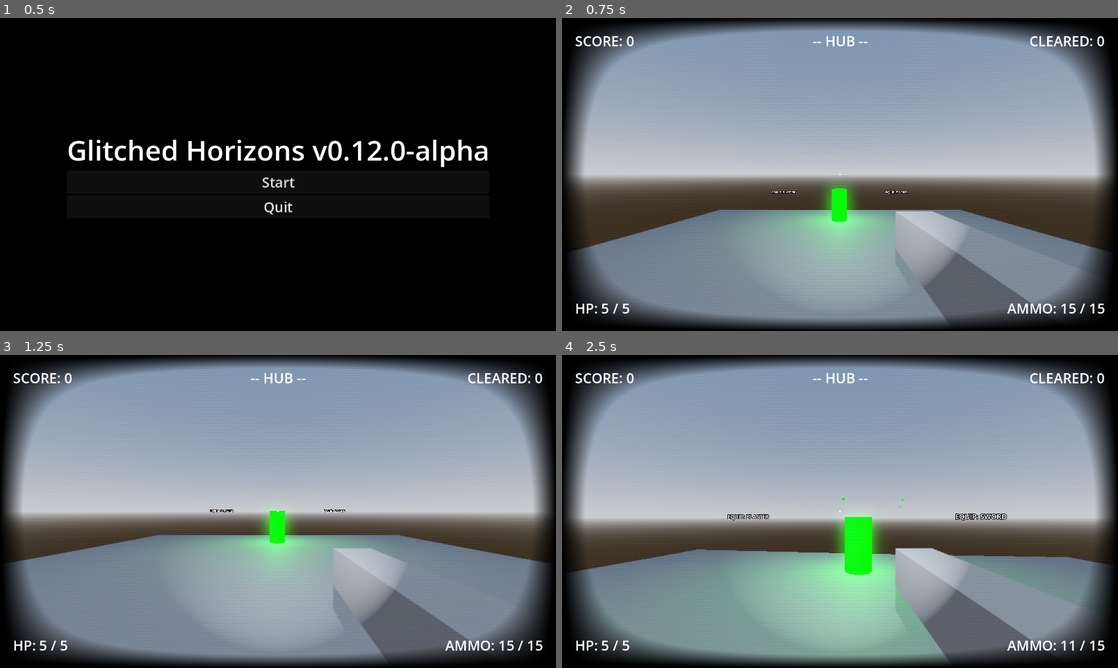
Above: before the commit, frames 1-4 (two rows, left to right).
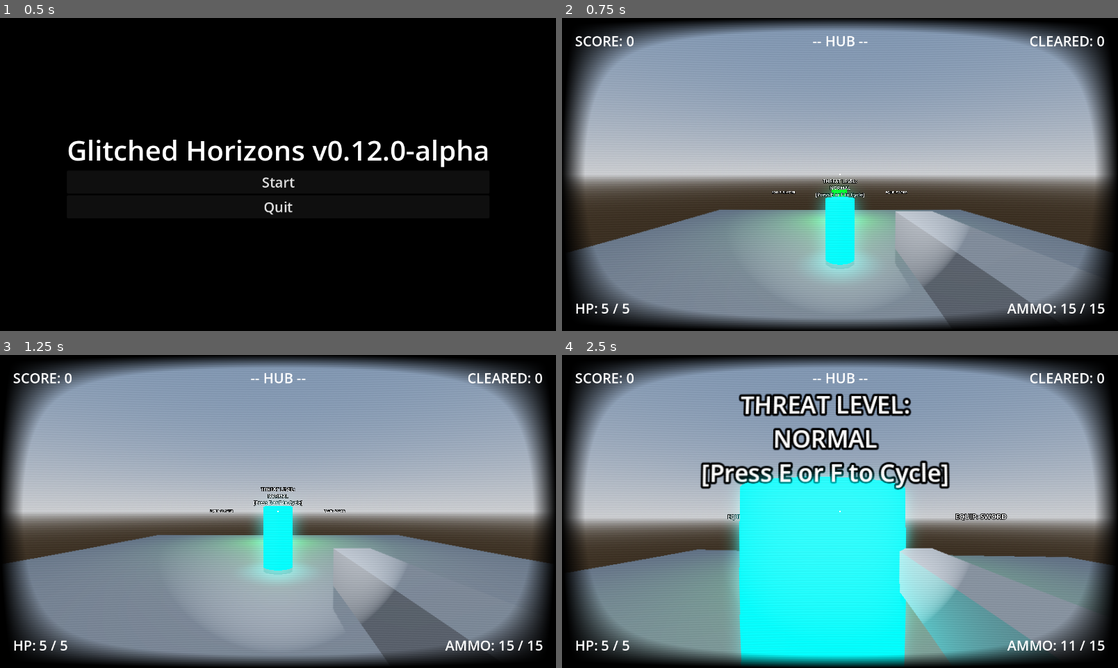
Above: after the commit, the same moments.

Repository: EnderiousGaming/R0-0TRoguelike
Game: Godot game, scene res://scenes/main_menu.tscn
Two runs of this game, one before a commit and one after it. Both use one fixed random seed, a clock stepped at 60 frames per second and the inputs below.
Inputs (mouse positions are in pixels of both pictures, inside the frame that each line leads up to):
- Up to frame 1 (0.5 s): no input
- Up to frame 2 (0.75 s): click "Start" at 0.5 s
- Up to frame 3 (1.25 s): no input
- Up to frame 4 (2.5 s): move the mouse to (867, 511) at 1.27 s; press the mouse at (867, 511) at 1.28 s; hold W (move_forward) from 1.28 s (still down); tap E (interact) at 1.35, 2.3 s; tap Space (jump) at 1.52, 2.27 s; move the mouse to (812, 511) at 2.02 s; release the mouse at (812, 511) at 2.03 s; click (812, 511) at 2.1 s

Frame 1 is identical in both runs. In frame 2, 2.0% of the frame differs, in the area x 45-55%, y 51-83%; in frame 3, 1.8%; in frame 4, 27%, in the area x 24-86%, y 12-100%.

Commit message:
Added difficulty terminal in HUB

Diff:
--- a/scenes/hub.tscn
+++ b/scenes/hub.tscn
@@ -5,6 +5,7 @@
 [ext_resource type="PackedScene" uid="uid://il4prkm7s6oo" path="res://scenes/portal.tscn" id="3_w6xti"]
 [ext_resource type="PackedScene" uid="uid://brf32bxx2jhxk" path="res://scenes/kill_plane.tscn" id="4_7wvbm"]
 [ext_resource type="Script" uid="uid://o4kkpjhrl3kf" path="res://scripts/weapon_rack.gd" id="5_bfqb0"]
+[ext_resource type="Script" uid="uid://csod4l1jotnr5" path="res://scripts/difficulty_terminal.gd" id="6_hlsmc"]
 
 [sub_resource type="ProceduralSkyMaterial" id="ProceduralSkyMaterial_d1od2"]
 sky_horizon_color = Color(0.66224277, 0.6717428, 0.6867428, 1)
@@ -20,6 +21,18 @@
 glow_enabled = true
 
 [sub_resource type="BoxShape3D" id="BoxShape3D_7wvbm"]
+
+[sub_resource type="BoxShape3D" id="BoxShape3D_bfqb0"]
+size = Vector3(1.5, 2.5, 1.5)
+
+[sub_resource type="StandardMaterial3D" id="StandardMaterial3D_bfqb0"]
+albedo_color = Color(0, 1, 1, 1)
+emission_enabled = true
+emission = Color(0, 1, 1, 1)
+emission_energy_multiplier = 2.0
+
+[sub_resource type="CylinderMesh" id="CylinderMesh_hlsmc"]
+material = SubResource("StandardMaterial3D_bfqb0")
 
 [node name="Hub" type="Node3D" unique_id=320873723]
 script = ExtResource("1_w6xti")
@@ -68,5 +81,26 @@
 [node name="Label3D" type="Label3D" parent="SwordRack" unique_id=206996318]
 text = "EQUIP: SWORD"
 
+[node name="DifficultyTerminal" type="Area3D" parent="." unique_id=87924488]
+script = ExtResource("6_hlsmc")
+
+[node name="CollisionShape3D" type="CollisionShape3D" parent="DifficultyTerminal" unique_id=971070135]
+transform = Transform3D(1, 0, 0, 0, 1, 0, 0, 0, 1, 0, 1.5, 0)
+shape = SubResource("BoxShape3D_bfqb0")
+
+[node name="MeshInstance3D" type="MeshInstance3D" parent="DifficultyTerminal" unique_id=1487993991]
+transform = Transform3D(1, 0, 0, 0, 1, 0, 0, 0, 1, 0, 1.6398792, 0)
+mesh = SubResource("CylinderMesh_hlsmc")
+
+[node name="OmniLight3D" type="OmniLight3D" parent="DifficultyTerminal/MeshInstance3D" unique_id=1996257288]
+light_color = Color(0, 1, 1, 1)
+omni_range = 2.0
+
+[node name="Label3D" type="Label3D" parent="DifficultyTerminal" unique_id=824195028]
+transform = Transform3D(1, 0, 0, 0, 1, 0, 0, 0, 1, 0, 2.9964437, 0)
+billboard = 1
+no_depth_test = true
+text = "Difficulty Select"
+
 [connection signal="body_entered" from="BlasterRack" to="BlasterRack" method="_on_body_entered"]
 [connection signal="body_entered" from="SwordRack" to="SwordRack" method="_on_body_entered"]
--- a/scripts/artillery_enemy.gd
+++ b/scripts/artillery_enemy.gd
@@ -6,8 +6,11 @@
 const SCORE_DROP = preload("res://scenes/score_drop.tscn")
 
 # --- ENEMY STATS ---
+var base_max_health = 2
+var base_speed = 2.0
+var base_fire_cooldown = 3.0
 var health = 2 # Weaker than the melee brutes
-const speed = 2.0 # Slower movement
+var speed = 2.0 # Slower movement
 var gravity = ProjectSettings.get_setting("physics/3d/default_gravity")
 
 # --- REFERENCES ---
@@ -22,6 +25,18 @@
 func _ready():
 	# Find and store the player reference upon spawning
 	player = get_tree().get_first_node_in_group("player")
+
+	# 1. Grab the current difficulty index (0 through 4)
+	var diff = RunManager.current_difficulty
+
+	# 2. Scale the stats before the Daemon takes its first step
+	base_max_health = int(base_max_health * RunManager.DIFF_HEALTH[diff])
+	health = base_max_health # Ensure they spawn with full scaled health
+
+	speed = base_speed * RunManager.DIFF_SPEED[diff]
+
+	# IF THIS IS AN ARTILLERY ENEMY, adjust the timer limit:
+	fire_cooldown_max = base_fire_cooldown * RunManager.DIFF_FIRE_RATE[diff]
 
 func _physics_process(delta):
 	# 1. Apply Gravity
--- /dev/null
+++ b/scripts/difficulty_terminal.gd
@@ -0,0 +1,45 @@
+extends Area3D
+
+@onready var label = $Label3D
+var player_in_range = false
+
+func _ready():
+	update_terminal_display()
+
+func _process(_delta):
+	# Wait for the interact button
+	if player_in_range and Input.is_action_just_pressed("interact"):
+
+		# Cycle the difficulty up by 1
+		RunManager.current_difficulty += 1
+
+		# If it goes past 4 (YOU WILL DIE), loop back to 0 (EASY)
+		if RunManager.current_difficulty > 4:
+			RunManager.current_difficulty = 0
+
+		# Save the new preference to the hard drive
+		SaveManager.save_data["options"]["difficulty"] = RunManager.current_difficulty
+		SaveManager.save_game()
+
+		update_terminal_display()
+		print("SYSTEM: Difficulty set to ", RunManager.DIFF_NAMES[RunManager.current_difficulty])
+
+func update_terminal_display():
+	var diff_name = RunManager.DIFF_NAMES[RunManager.current_difficulty]
+	label.text = "THREAT LEVEL:\n" + diff_name + "\n\n[Press E or F to Cycle]"
+
+	# Optional: Change text color based on difficulty to make it pop!
+	match RunManager.current_difficulty:
+		0: label.modulate = Color.GREEN
+		1: label.modulate = Color.WHITE
+		2: label.modulate = Color.ORANGE
+		3: label.modulate = Color.RED
+		4: label.modulate = Color.DARK_RED
+
+func _on_body_entered(body):
+	if body.is_in_group("player"):
+		player_in_range = true
+
+func _on_body_exited(body):
+	if body.is_in_group("player"):
+		player_in_range = false
--- a/scripts/enemy.gd
+++ b/scripts/enemy.gd
@@ -5,8 +5,10 @@
 const SCORE_DROP = preload("res://scenes/score_drop.tscn")
 
 # --- ENEMY STATS ---
+var base_max_health = 4
+var base_speed = 3.0
 var health = 4
-const speed = 3.0
+var speed = 3.0
 var gravity = ProjectSettings.get_setting("physics/3d/default_gravity")
 
 # Add these three lines for the Daemons' attack stats:
@@ -26,6 +28,15 @@
 func _ready():
 	# Search for the lowercase "player" tag upon spawning
 	player = get_tree().get_first_node_in_group("player")
+
+	# 1. Grab the current difficulty index (0 through 4)
+	var diff = RunManager.current_difficulty
+
+	# 2. Scale the stats before the Daemon takes its first step
+	base_max_health = int(base_max_health * RunManager.DIFF_HEALTH[diff])
+	health = base_max_health # Ensure they spawn with full scaled health
+
+	speed = base_speed * RunManager.DIFF_SPEED[diff]
 
 	# DEBUGGING: Tell us if the search worked!
 	if player == null:
--- a/scripts/run_manager.gd
+++ b/scripts/run_manager.gd
@@ -65,6 +65,24 @@
 # --- DASH ---
 var dash_cooldown = 1.5
 
+
+# ==========================================
+# DIFFICULTY SETTINGS
+# ==========================================
+# 0 = Easy, 1 = Normal, 2 = Hard, 3 = Extra Hard, 4 = YOU WILL DIE
+var current_difficulty: int = 1
+
+# Array Index matches the difficulty integer
+const DIFF_NAMES = ["EASY", "NORMAL", "HARD", "EXTRA HARD", "YOU WILL DIE"]
+
+# Health Multiplier (Higher = Tankier)
+const DIFF_HEALTH = [0.5, 1.0, 1.5, 2.5, 5.0]
+
+# Speed Multiplier (Higher = Faster)
+const DIFF_SPEED = [0.75, 1.0, 1.25, 1.75, 3.0]
+
+# Fire Cooldown Multiplier (LOWER = Faster shooting!)
+const DIFF_FIRE_RATE = [1.5, 1.0, 0.75, 0.5, 0.1]
 
 # ==========================================
 # ECONOMY (SHOP COSTS)
--- a/scripts/save_manager.gd
+++ b/scripts/save_manager.gd
@@ -18,7 +18,8 @@
 		"master_volume": 1.0,
 		"sfx_volume": 1.0,
 		"music_volume": 1.0,
-		"mouse_sensitivity": 0.002
+		"mouse_sensitivity": 0.002,
+		"difficulty": 1
 	},
 	"unlocks": {
 		"highest_shop_tier": 1
@@ -45,6 +46,8 @@
 		print("SYSTEM: No save file found. Initializing new memory core.")
 		return # Keep the default values
 
+	RunManager.current_difficulty = save_data["options"]["difficulty"]
+
 	var file = FileAccess.open(SAVE_PATH, FileAccess.READ)
 	if file:
 		var json_string = file.get_as_text()
Not shown, added: scripts/difficulty_terminal.gd.uid
